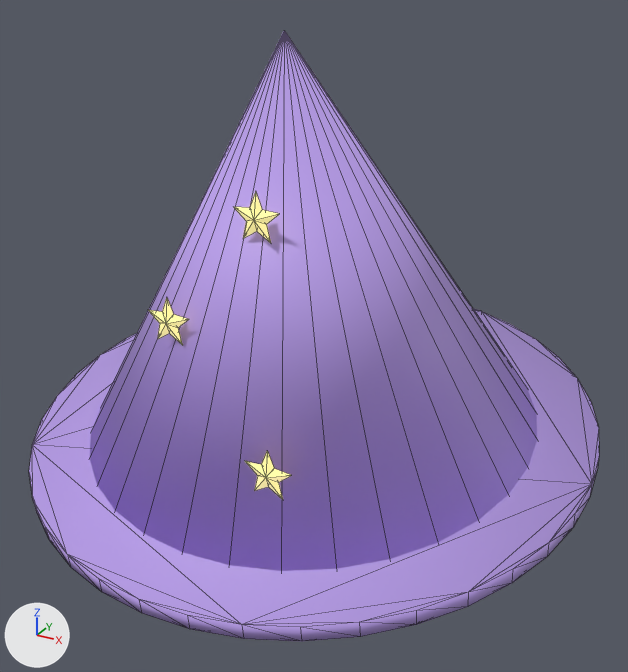
An edit to the glTF model public/models/items/wizard_hat.glb, drawn before and after from the same camera.
One viewpoint serves both versions: a 50 mm lens placed at (0.501, -0.886, 1.652), pointed at (0.02, -0.012, 1.215). The lights are fixed; the arrows at lower left show +X, +Y and +Z. The older version comes first. Mesh edges are drawn as thin lines. Vertices at exactly the same position are counted once.

The scene before the commit, as lines of its bpy script (objects in view):
```python
me_cylinder_001 = bpy.data.meshes.new('Cylinder.001')
me_cylinder_001.from_pydata(...)  # 149 vertices, 278 faces; spans x -0.37..0.37, y -0.368..0.368, z -0.055..0.498
# faces by material slot: [218, 60]
me_cylinder_001.materials.append(mat_m6)  # purple #bca0ed
me_cylinder_001.materials.append(mat_m7)  # yellow #fff3a0, glowing yellow #bcb374
ob_wizard_hat = bpy.data.objects.new('wizard_hat', me_cylinder_001)
ob_wizard_hat.location = (0.0, 0.02, 1.08)
```
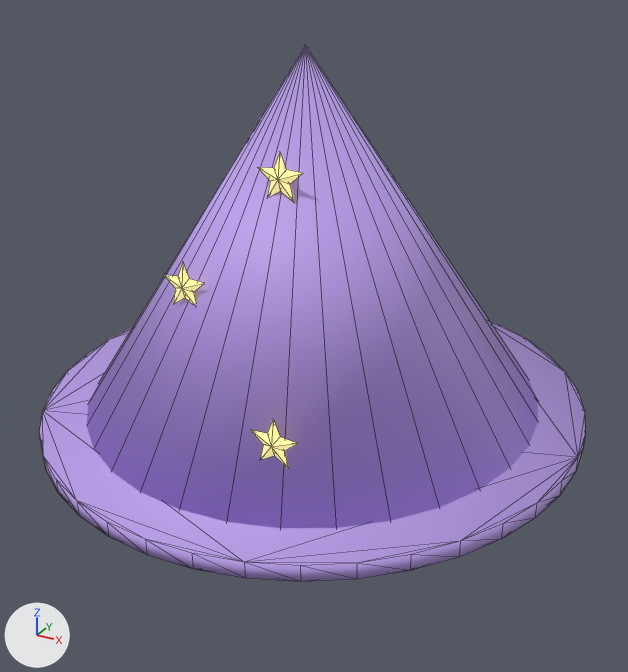
Pixel boxes [x1, y1, x2, y2] of what changed, in the pictures (628 x 672 px; the box of a moved part takes in the faces that stretch with it):
'wizard_hat', reshaped, moved (12% shorter)
    before: [29, 30, 599, 642]
    after: [39, 45, 585, 582]
part 1 of me_cylinder_001, moved or reshaped
    before: [29, 308, 599, 642]
    after: [39, 321, 585, 582]
part 2 of me_cylinder_001, moved or reshaped
    before: [89, 30, 537, 571]
    after: [86, 45, 538, 528]
part 3 of me_cylinder_001, moved or reshaped
    before: [245, 451, 291, 500]
    after: [251, 419, 298, 469]
part 4 of me_cylinder_001, moved or reshaped
    before: [148, 298, 189, 345]
    after: [164, 262, 204, 304]
part 5 of me_cylinder_001, moved or reshaped
    before: [234, 191, 279, 243]
    after: [258, 151, 303, 202]

Diff of the bpy script that builds the scene:
```diff
--- a/public/models/items/wizard_hat.glb.py
+++ b/public/models/items/wizard_hat.glb.py
@@ me_cylinder_001 @@
 # used by ob_wizard_hat; location = (0.0, 0.02, 1.08)
-me_cylinder_001.from_pydata(...)  # 149 vertices, 278 faces; spans x -0.37..0.37, y -0.368..0.368, z -0.055..0.498
+me_cylinder_001.from_pydata(...)  # 149 vertices, 278 faces; spans x -0.35..0.35, y -0.35..0.35, z -0.022..0.45
+# me_cylinder_001 part 1: the loose piece of 80 vertices spanning x -0.37..0.37, y -0.368..0.368, z -0.055..0.055 is turned -5 degrees about the x axis through its middle and scaled by 0.946
+# me_cylinder_001 part 2: the loose piece of 33 vertices spanning x -0.3..0.3, y -0.298..0.298, z -0.035..0.498 is multiplied about its middle by the matrix ((1.0, 0.0, 0.0), (0.0, 0.996, 0.091), (0.0, -0.075, 0.897)), then moved by (0.0, 0.021, -0.025)
+# me_cylinder_001 part 3: the loose piece of 12 vertices spanning x 0.061..0.119, y -0.262..-0.252, z 0.055..0.109 is moved by (0.0, 0.013, 0.001)
+# me_cylinder_001 part 4: the loose piece of 12 vertices spanning x -0.099..-0.041, y -0.207..-0.197, z 0.174..0.229 is moved by (0.0, 0.032, 0.001)
+# me_cylinder_001 part 5: the loose piece of 12 vertices spanning x -0.009..0.049, y -0.162..-0.152, z 0.293..0.348 is moved by (0.0, 0.05, 0.002)
 me_cylinder_001.materials.append(mat_m6)
@@ ob_wizard_hat @@
 ob_wizard_hat = bpy.data.objects.new('wizard_hat', me_cylinder_001)
-ob_wizard_hat.location = (0.0, 0.02, 1.08)
+ob_wizard_hat.location = (0.0, 0.02, 1.11)
```
